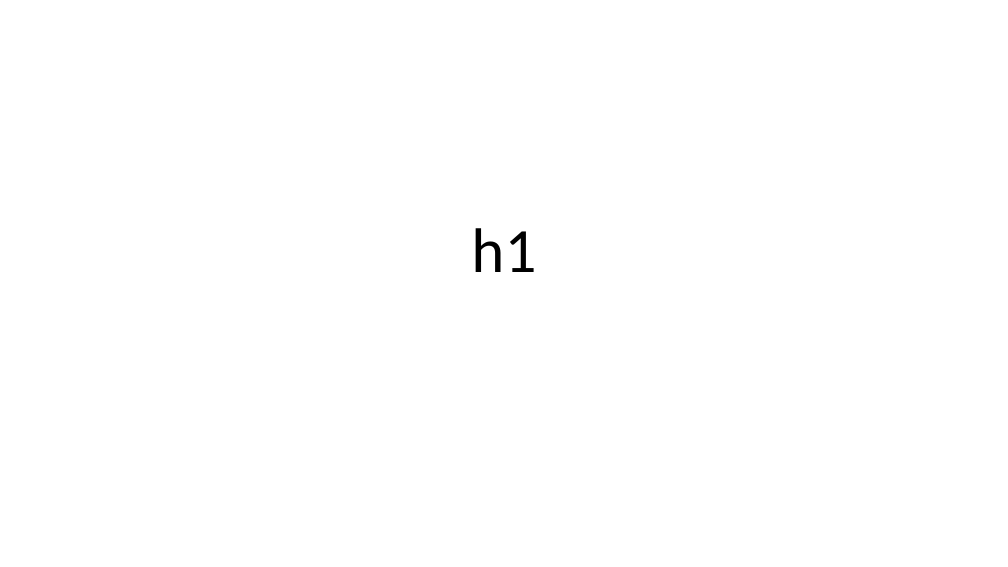
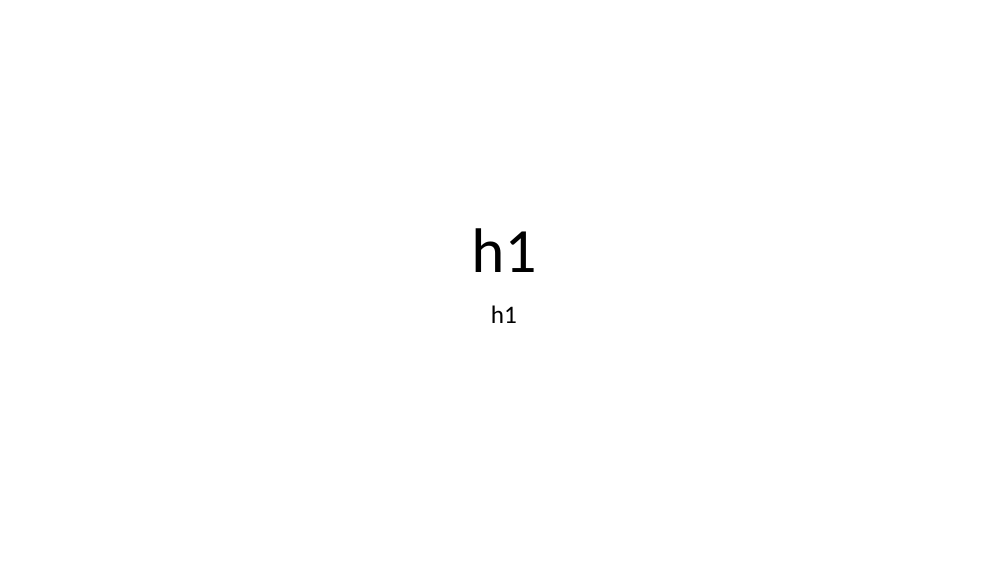
Before and after one commit to DHKim0428/DS-Project, a slide deck: slide 1 of test.pptx. Drawn at 1008x567 pixels with LibreOffice and Linux fonts; fonts in the diff are those of the drawing. Boxes give left, top, right and bottom in pixels: in the first picture for what was removed or moved away, otherwise in the second. Text is boxed around its words. In the diff, an @@ line names an element or a change of style, - is before the commit and + after.

```diff
--- a/test.pptx
+++ b/test.pptx
@@ subtitle added at bbox=[491, 305, 517, 323], 24 pt, text #000000 @@
+h1
```
Also in this commit, not shown: 1 other file.
